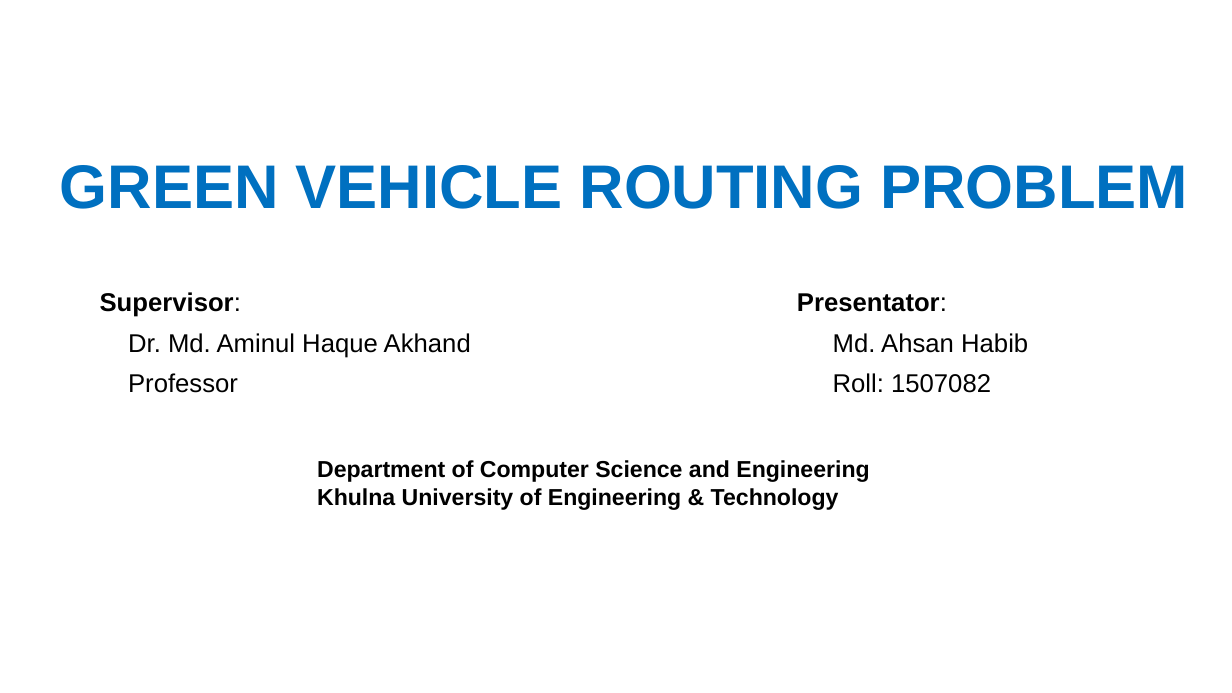
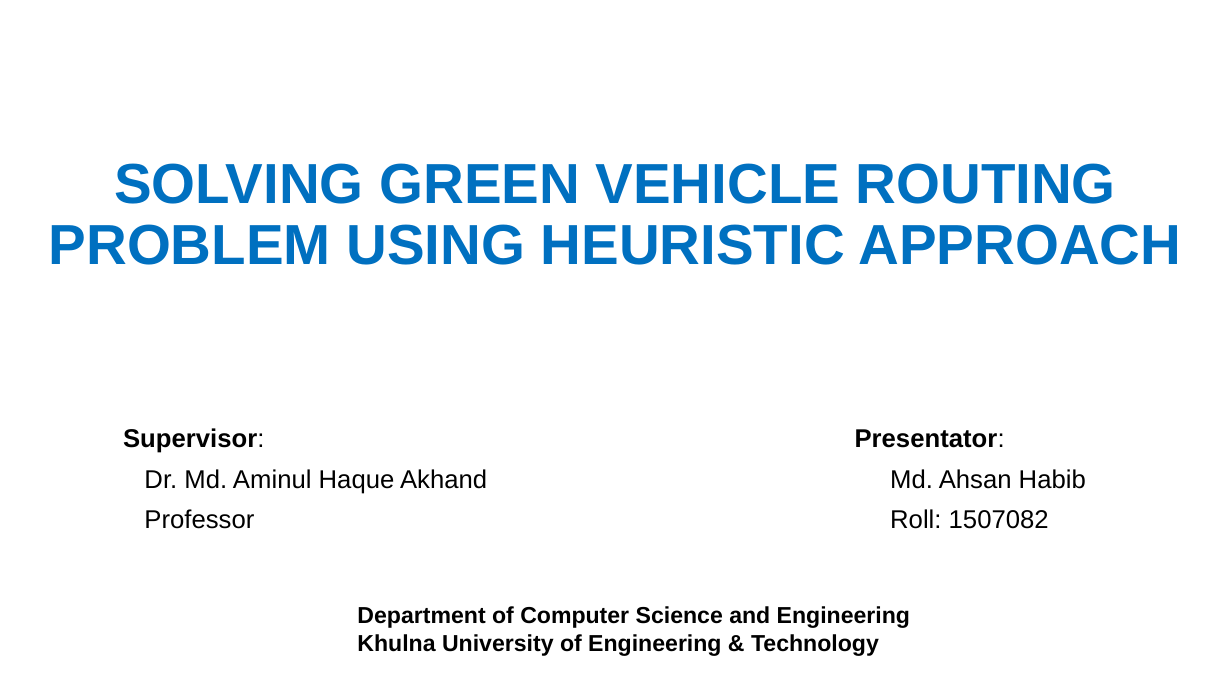
Before and after one commit to nayan082/Thesis-report-slide, a slide deck: slide 1 of 1507082.pptx. Drawn at 1232x693 pixels with LibreOffice and Linux fonts; fonts in the diff are those of the drawing; background and template pictures are left out. Boxes give left, top, right and bottom in pixels: in the first picture for what was removed or moved away, otherwise in the second. Text is boxed around its words. In the diff, an @@ line names an element or a change of style, - is before the commit and + after.

```diff
--- a/1507082.pptx
+++ b/1507082.pptx
@@ title "SOLVING GREEN VEHICLE ROUTING PROBLEM ..." at [49, 163, 1181, 265]: vertical alignment bottom to middle @@
@@ title at [49, 163, 1181, 265]: text changed; size 48 to 44 pt @@
-GREEN VEHICLE ROUTING PROBLEM
+SOLVING GREEN VEHICLE ROUTING PROBLEM USING HEURISTIC APPROACH
@@ text "Supervisor:" rewrapped from [100, 292, 471, 393] to [123, 428, 487, 529] @@
@@ text "Presentator:": place and size @@
-text "Presentator:" at [797, 293, 1028, 393]
+text "Presentator:" at [855, 429, 1086, 529]
@@ text "Department of Computer Science and ...": place and size @@
-text "Department of Computer Science and ..." at [317, 460, 869, 510]
+text "Department of Computer Science and ..." at [357, 606, 910, 656]
```
Also in this commit, not shown: 16 other slides changed, 7 slides added, 2 other files.
